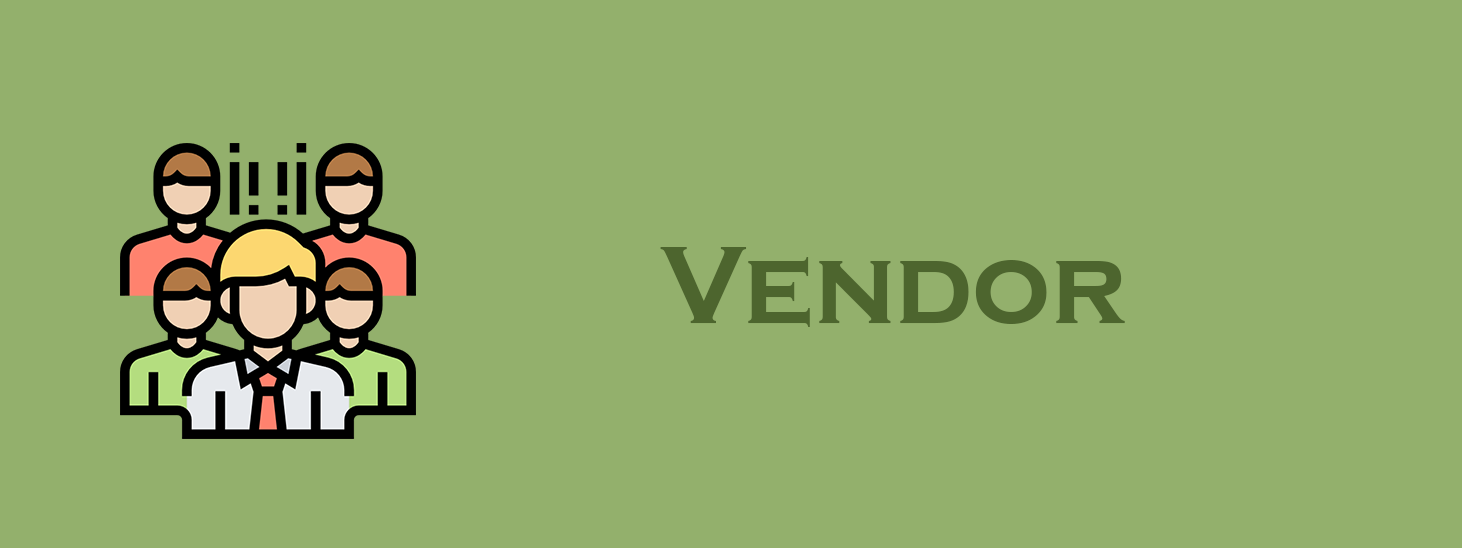
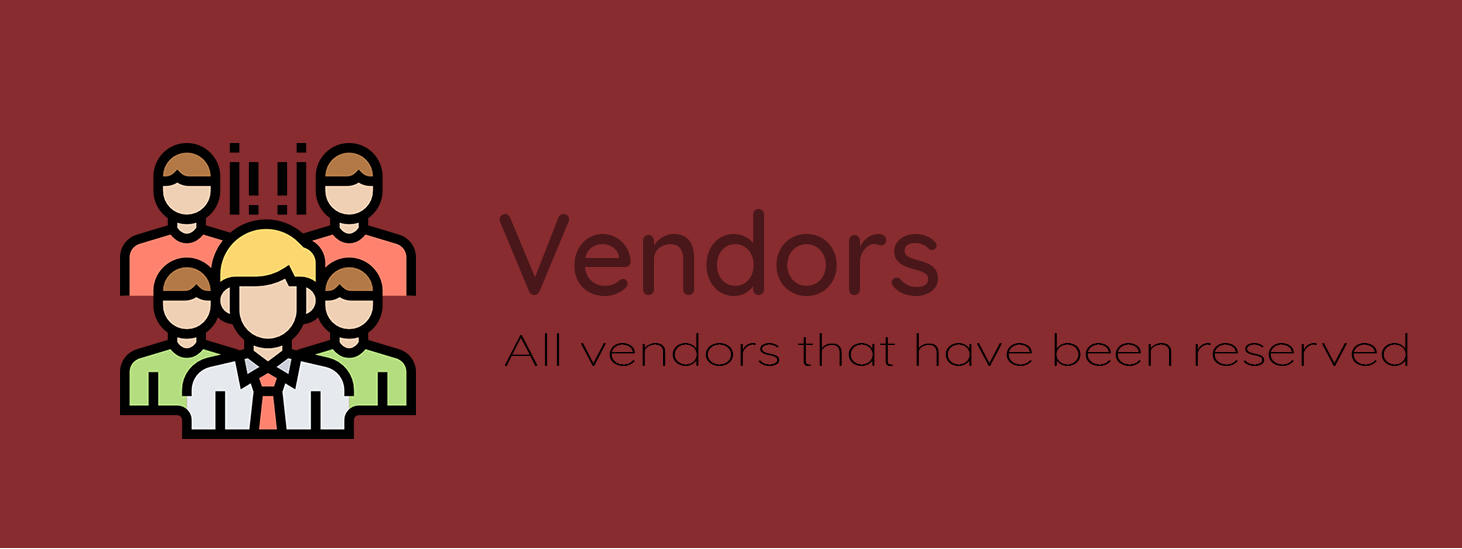
Revision of a layered 1462 × 549 image; what changed, layer by layer:
added layer "All vendors that have been reserved" above "Layer 1" over [504, 333, 1408, 366]
renamed "Vendor" to "Vendors", painted on it over [499, 209, 1125, 327]
painted on "Rectangle 1" over [0, 0, 1462, 548]
